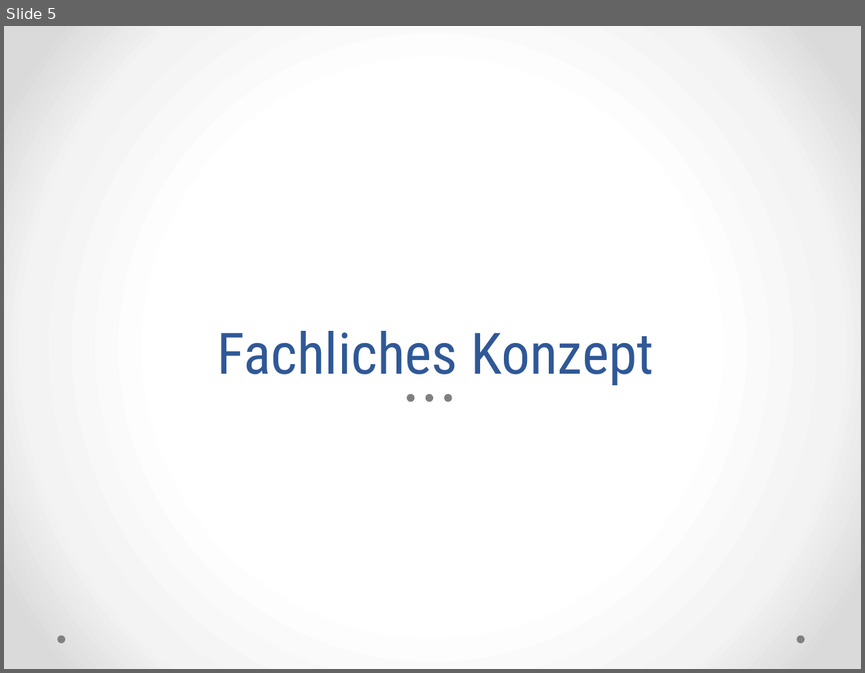
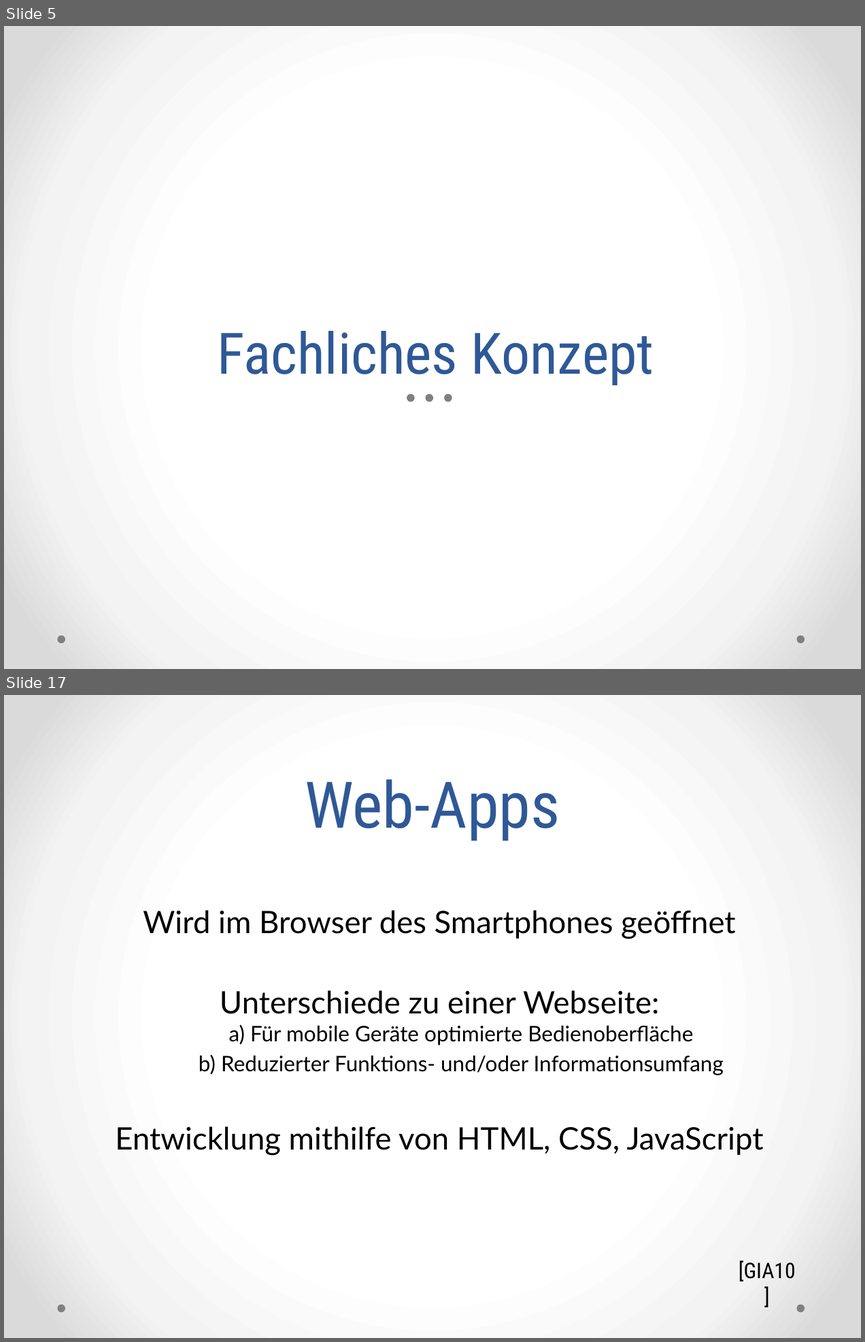
Before and after one commit to ss-proto/PA2, a slide deck: presentation/ss-proto.pptx. Shown one above the other, each under a label of ours: slide 5 before the commit, slides 5 and 17 after it; the slides between them are not shown. The pictures are 865x673 and 865x1342 pixels, drawn with LibreOffice and Linux fonts; fonts in the diff are those of the drawing. Boxes give left, top, right and bottom in pixels: in the first picture for what was removed or moved away, otherwise in the second. Text is boxed around its words. In the diff, an @@ line names an element or a change of style, - is before the commit and + after.

```diff
--- a/presentation/ss-proto.pptx
+++ b/presentation/ss-proto.pptx
@@ slide 17 added at bbox=[4, 695, 861, 1338], background gradient #FFFFFF to #F4F4F4 to #DADADA; not listed: 2 template elements that a slide beside it also shows @@
@@ title added at bbox=[305, 779, 560, 841], 54 pt, text #2F5897 @@
+Web-Apps
@@ text added at bbox=[115, 910, 764, 1155], 26 pt, text #000000 @@
+Wird im Browser des Smartphones geöffnet
+Unterschiede zu einer Webseite:
+  a) Für mobile Geräte optimierte Bedienoberfläche
+  b) Reduzierter Funktions- und/oder Informationsumfang
+Entwicklung mithilfe von HTML, CSS, JavaScript
@@ text added at bbox=[738, 1260, 796, 1281], 18 pt, text #000000 @@
+[GIA10]
```
Also in this commit, not shown: 4 slides changed, 29 other slides added, 5 other files.
